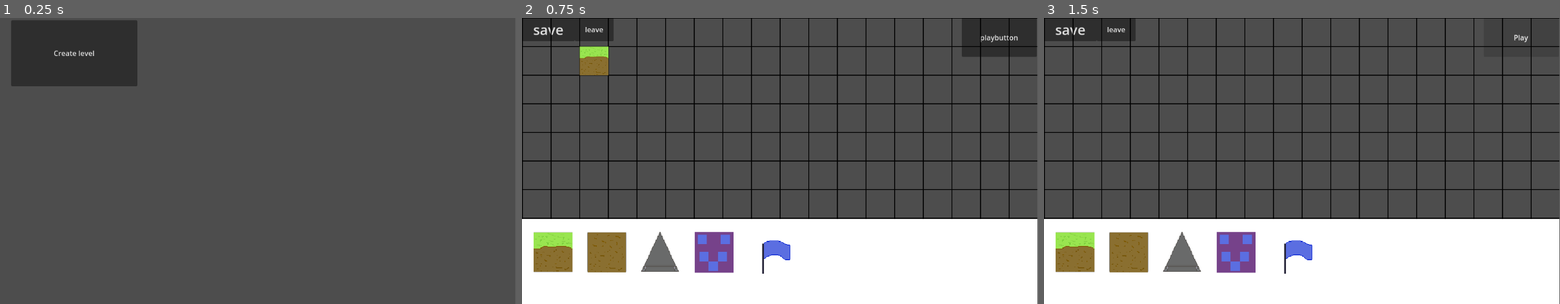
Above: before the commit, frames 1-3 (left to right).
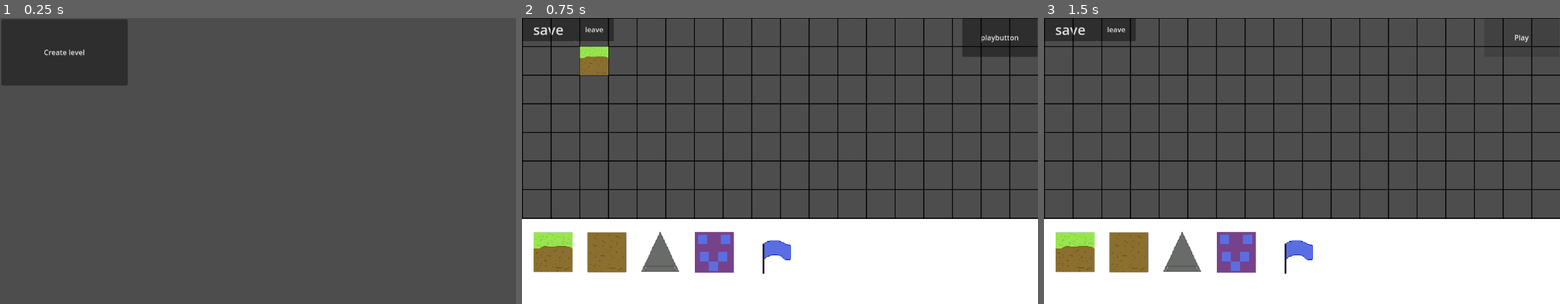
Above: after the commit, the same moments.

Repository: lostlp09/simplebuild
Game: Godot game, scene res://menü.tscn
The game is run twice, just before and just after one commit, with the same random seed, the same clock (stepped at 60 frames per second) and the same inputs.
Inputs:
- Up to frame 1 (0.25 s): no input
- Up to frame 2 (0.75 s): click "Create level" at 0.5 s
- Up to frame 3 (1.5 s): click "playbutton" at 1.25 s
In our replay, the window is 799x444 before the commit and 800x444 after it. These sizes can differ from the game's own. Grey fills any space a smaller window leaves; there, only what the larger window draws over its background counts as a difference.

The runs differ from the first frame. In frame 1, 1.1% of the frame differs, in the area x 0-27%, y 0-24%; in frame 2, 2.3%, in the area x 9-100%, y 0-100%; in frame 3, 2.3%.

Commit message:
bugfix
even though this game worked for me,i just changed the code a little bit and i hope that the game works

Diff:
--- a/gridtest/menü.tscn
+++ b/gridtest/menü.tscn
@@ -7,9 +7,9 @@
 script = ExtResource("1_6n1hd")
 
 [node name="Button" type="Button" parent="."]
-offset_left = 25.0
-offset_top = 5.0
-offset_right = 307.0
-offset_bottom = 153.0
+offset_left = 3.0
+offset_top = 3.0
+offset_right = 285.0
+offset_bottom = 151.0
 text = "Create level"
 script = ExtResource("2_knxia")
--- a/gridtest/node_2d.gd
+++ b/gridtest/node_2d.gd
@@ -6,6 +6,7 @@
 var zoom = 0
 var groups = "grassblock"
 var camerapos
+@onready var  cursorcheckererror = $Camera2D/TextureRect/cursorchecker
 @export var  placed = []
 var character = preload("res://images/character_body_2d.tscn")
 var oldpos = 0
@@ -20,6 +21,8 @@
 @onready var bild =$Sprite2D
 var not_at_playbutton = true
 func _ready() -> void:
+	cursorcheckererror.mouse_entered.connect(mouseenter)
+	cursorcheckererror.mouse_exited.connect(mouseexit)
 	for i in camera.get_children():
 		if i is Button:
 			i.mouse_entered.connect(mouseenter)
@@ -34,7 +37,7 @@
 	var cursorpos = get_viewport().get_mouse_position()
 
 
-	if pressed == false  and cursorpos.y <= 426	and not_at_playbutton  :
+	if pressed == false and not_at_playbutton  :
 
 		bild.visible = true
 		var position1 =  get_global_mouse_position()
@@ -96,7 +99,7 @@
 			oldpos = pos
 
 
-	if Input.is_action_pressed("place") and pressed == false and cursorpos.y <= 426	and not_at_playbutton  :
+	if Input.is_action_pressed("place") and pressed == false and not_at_playbutton :
 		oldpos = null
 		var pos = bild.position
 		if placed.size() > 0:
--- a/gridtest/node_2d.tscn
+++ b/gridtest/node_2d.tscn
@@ -11,6 +11,9 @@
 [ext_resource type="Script" uid="uid://mvp5cr2rmj8n" path="res://leave.gd" id="8_rj586"]
 
 [sub_resource type="CanvasTexture" id="CanvasTexture_ir8iy"]
+
+[sub_resource type="RectangleShape2D" id="RectangleShape2D_4d7sh"]
+size = Vector2(1159.5, 206)
 
 [node name="Node2D" type="Node2D"]
 script = ExtResource("1_wtcfe")
@@ -130,6 +133,13 @@
 scale = Vector2(1.34375, 1.375)
 texture = ExtResource("7_ir8iy")
 
+[node name="cursorchecker" type="Area2D" parent="Camera2D/TextureRect"]
+position = Vector2(-27, -482)
+
+[node name="CollisionShape2D" type="CollisionShape2D" parent="Camera2D/TextureRect/cursorchecker"]
+position = Vector2(608, 567)
+shape = SubResource("RectangleShape2D_4d7sh")
+
 [node name="Button3" type="Button" parent="Camera2D"]
 offset_left = -576.0
 offset_top = -320.0
--- a/gridtest/project.godot
+++ b/gridtest/project.godot
@@ -22,6 +22,8 @@
 [display]
 
 window/size/viewport_height=640
+window/stretch/mode="viewport"
+window/stretch/aspect="ignore"
 
 [editor_plugins]
 
@@ -29,16 +31,6 @@
 
 [input]
 
-"zoom out"={
-"deadzone": 0.2,
-"events": [Object(InputEventMouseButton,"resource_local_to_scene":false,"resource_name":"","device":-1,"window_id":0,"alt_pressed":false,"shift_pressed":false,"ctrl_pressed":false,"meta_pressed":false,"button_mask":0,"position":Vector2(0, 0),"global_position":Vector2(0, 0),"factor":1.0,"button_index":5,"canceled":false,"pressed":false,"double_click":false,"script":null)
-]
-}
-zoomin={
-"deadzone": 0.2,
-"events": [Object(InputEventMouseButton,"resource_local_to_scene":false,"resource_name":"","device":-1,"window_id":0,"alt_pressed":false,"shift_pressed":false,"ctrl_pressed":false,"meta_pressed":false,"button_mask":0,"position":Vector2(0, 0),"global_position":Vector2(0, 0),"factor":1.0,"button_index":4,"canceled":false,"pressed":false,"double_click":false,"script":null)
-]
-}
 rightclick={
 "deadzone": 0.2,
 "events": [Object(InputEventMouseButton,"resource_local_to_scene":false,"resource_name":"","device":-1,"window_id":0,"a …(253 unchanged characters)…
--- a/gridtest/savescript.gd
+++ b/gridtest/savescript.gd
@@ -17,11 +17,6 @@
 		var content = file.get_var()
 		file.close
 		savedata = content
-
-
-
-
-
 	if file != null:
 		pass
 	else:
Not shown, changed: gridtest/export_presets.cfg
Not shown: 1 places in gridtest/node_2d.tscn that only renumber resources
